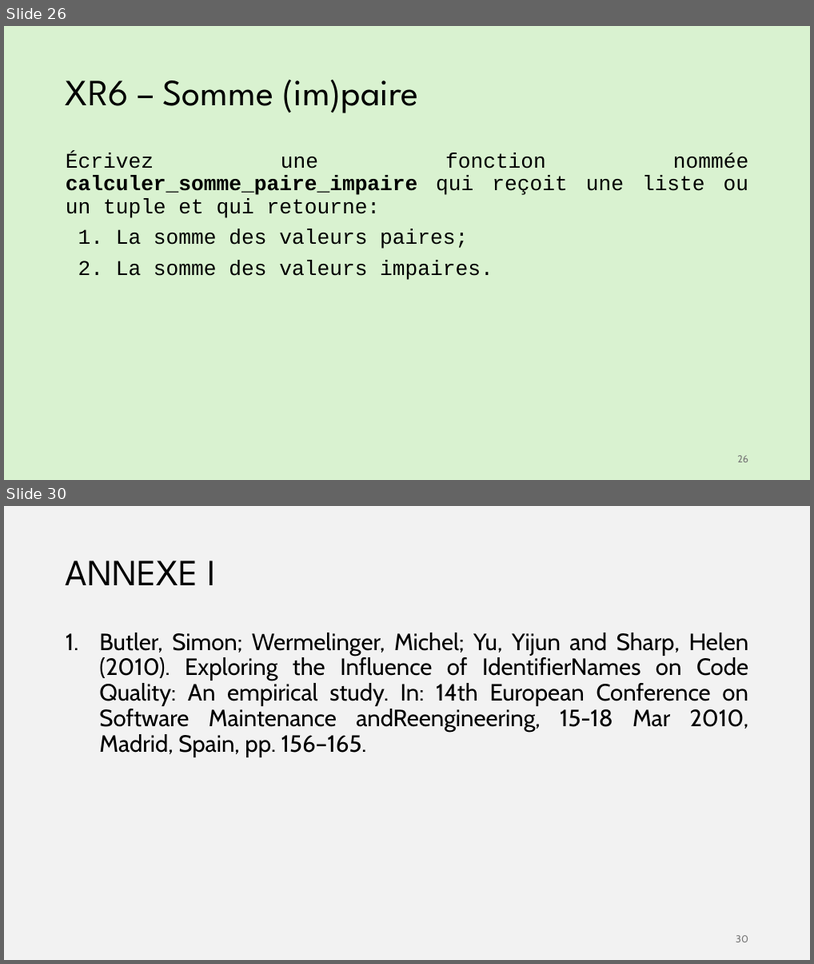
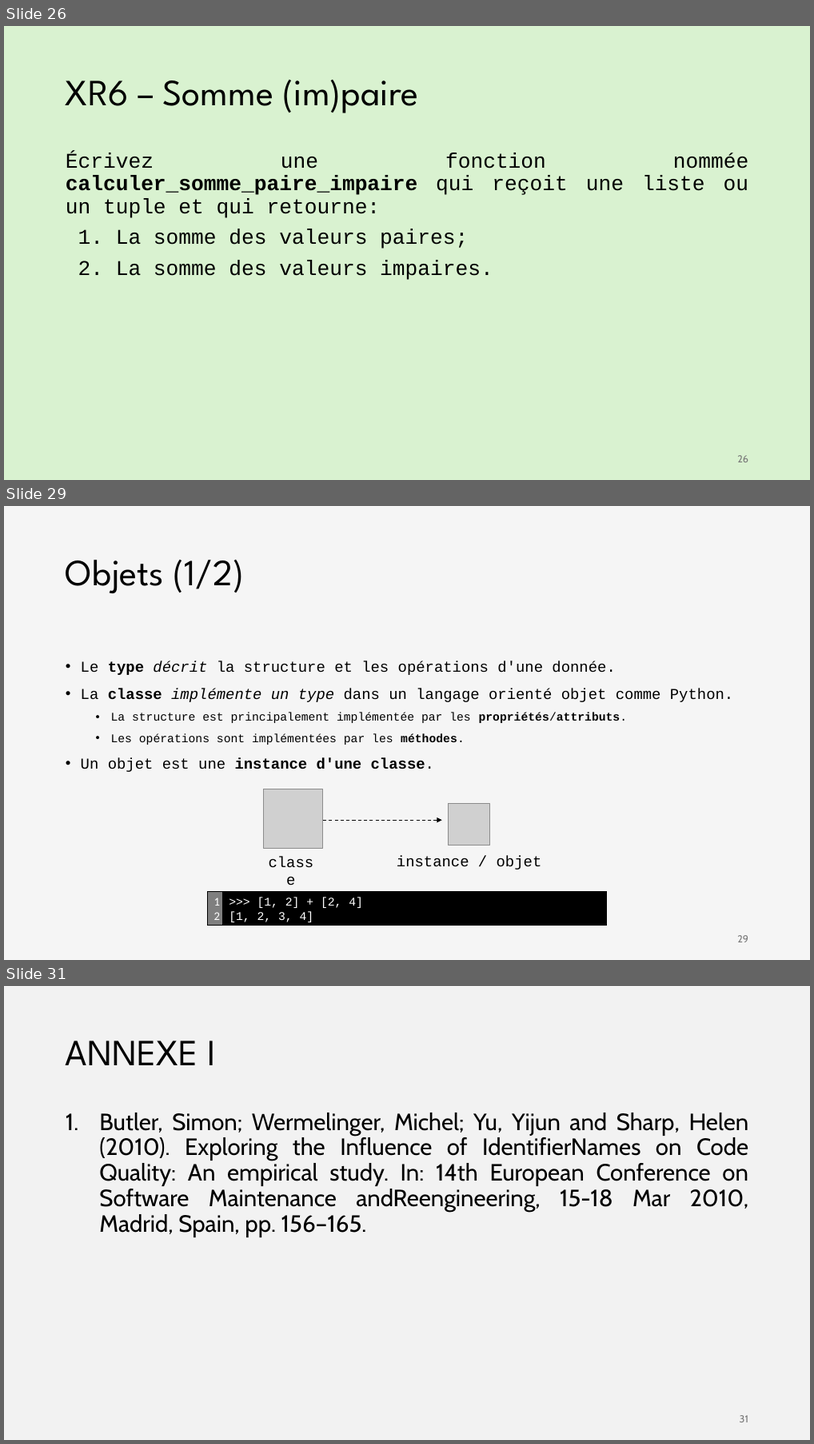
Before and after one commit to iannickgagnon/sagedays_iannick_2026, a slide deck: python_1/presentation_python_1.pptx. Shown one above the other, each under a label of ours: slides 26 and 30 before the commit, slides 26, 29 and 31 after it; the slides between them are not shown. The pictures are 814x964 and 814x1444 pixels, drawn with LibreOffice and Linux fonts; fonts in the diff are those of the drawing; grey boxes stand for pictures. Boxes give left, top, right and bottom in pixels: in the first picture for what was removed or moved away, otherwise in the second. Text is boxed around its words. In the diff, an @@ line names an element or a change of style, - is before the commit and + after.

Commit message:
feat: Complete python_1 presentation up to slide no.30

```diff
--- a/python_1/presentation_python_1.pptx
+++ b/python_1/presentation_python_1.pptx
@@ slide 29 added at (4,506,810,960), background #F5F5F5 @@
@@ title added at (66,560,245,593), 44 pt, text #000000 @@
+Objets (1/2)
@@ text added at (81,661,734,772), 18 pt, text #000000 @@
+• Le type décrit la structure et les opérations d'une donnée.
+• La classe implémente un type dans un langage orienté objet comme Python.
+  • La structure est principalement implémentée par les propriétés/attributs.
+  • Les opérations sont implémentées par les méthodes.
+• Un objet est une instance d'une classe.
@@ group added at (259,788,542,873): 2 pictures, 2 texts, 1 arrow @@
+instance / objet
+classe
@@ rectangle added at (208,892,223,924), fill #7F7F7F, outline #000000 1 pt, 14 pt, text #FFFFFF @@
+1
+2
@@ rectangle added at (223,892,606,924), fill #000000, outline #000000 1 pt, 14 pt, text #FFFFFF @@
+>>> [1, 2] + [2, 4]
+[1, 2, 3, 4]
@@ page number added at (738,935,749,942), 12 pt, text #797979 @@
+29
@@ what was slide 30 is now slide 31 @@
@@ page number at (740,1415,749,1422): text changed @@
-30
+31
```
Also in this commit, not shown: 4 slides changed.
